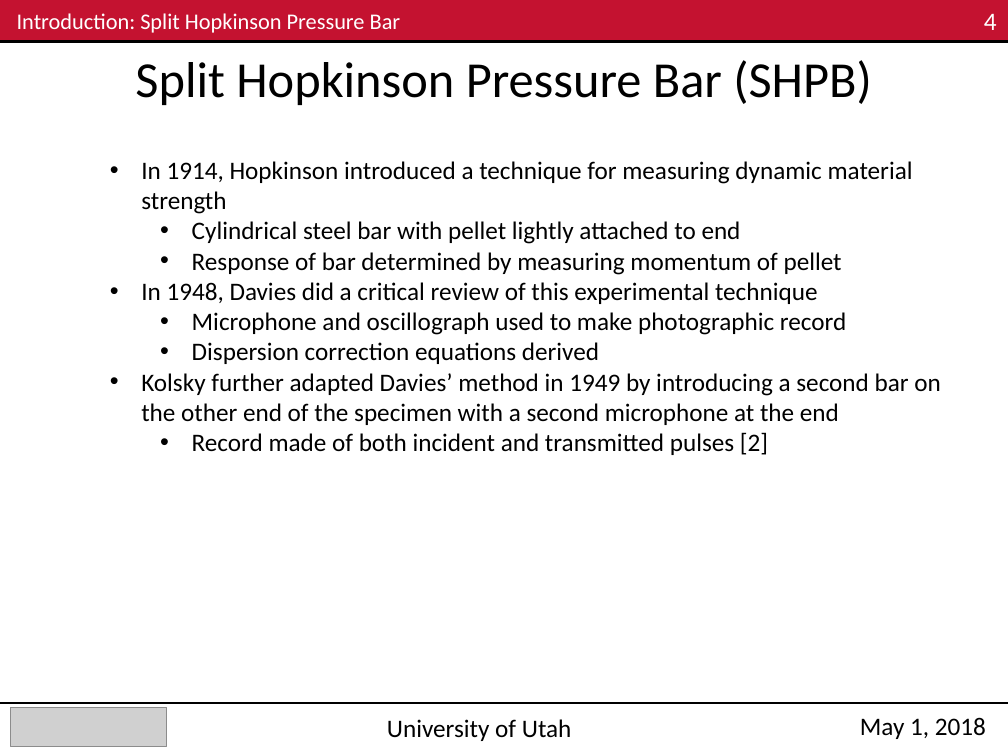
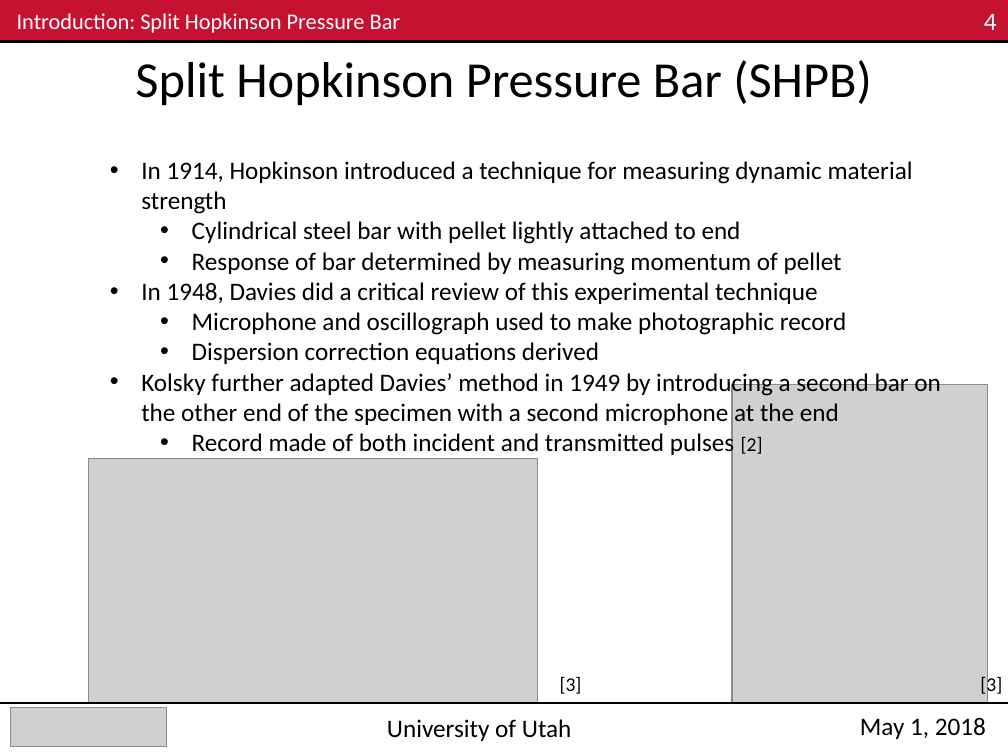
Before and after one commit to Mar-ten/PMAA_Fracture, a slide deck: slide 4 of ME EN 6960_Group4_Exp3_Nick.pptx. Drawn at 1008x756 pixels with LibreOffice and Linux fonts; fonts in the diff are those of the drawing; grey boxes stand for pictures. Boxes give left, top, right and bottom in pixels: in the first picture for what was removed or moved away, otherwise in the second. Text is boxed around its words. In the diff, an @@ line names an element or a change of style, - is before the commit and + after.

```diff
--- a/ME EN 6960_Group4_Exp3_Nick.pptx
+++ b/ME EN 6960_Group4_Exp3_Nick.pptx
@@ picture added at (732, 385, 987, 704) @@
@@ text at (192, 431, 763, 458): size 18 to 14 pt in "[2]" @@
@@ picture added at (89, 459, 538, 703) @@
@@ text added at (560, 676, 582, 694), 14 pt, text #000000 @@
+[3]
@@ text added at (980, 675, 1002, 697), 14 pt, text #000000 @@
+[3]
```
Also in this commit, not shown: 6 other slides changed, 1 other file.
